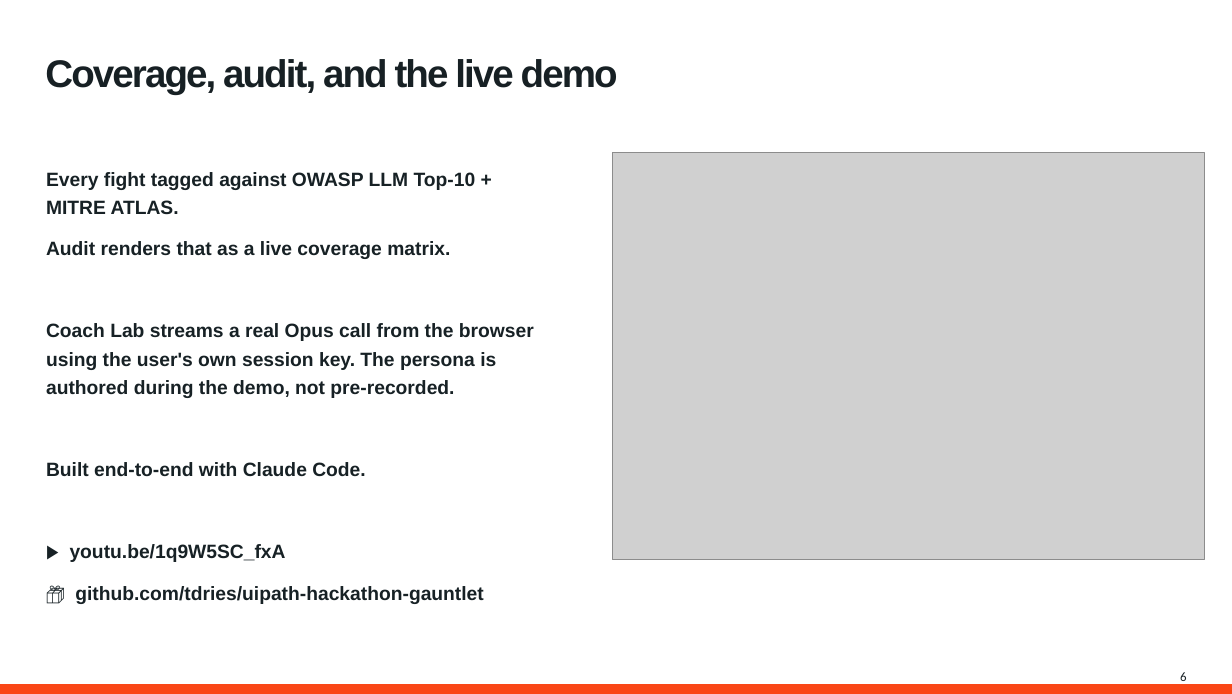
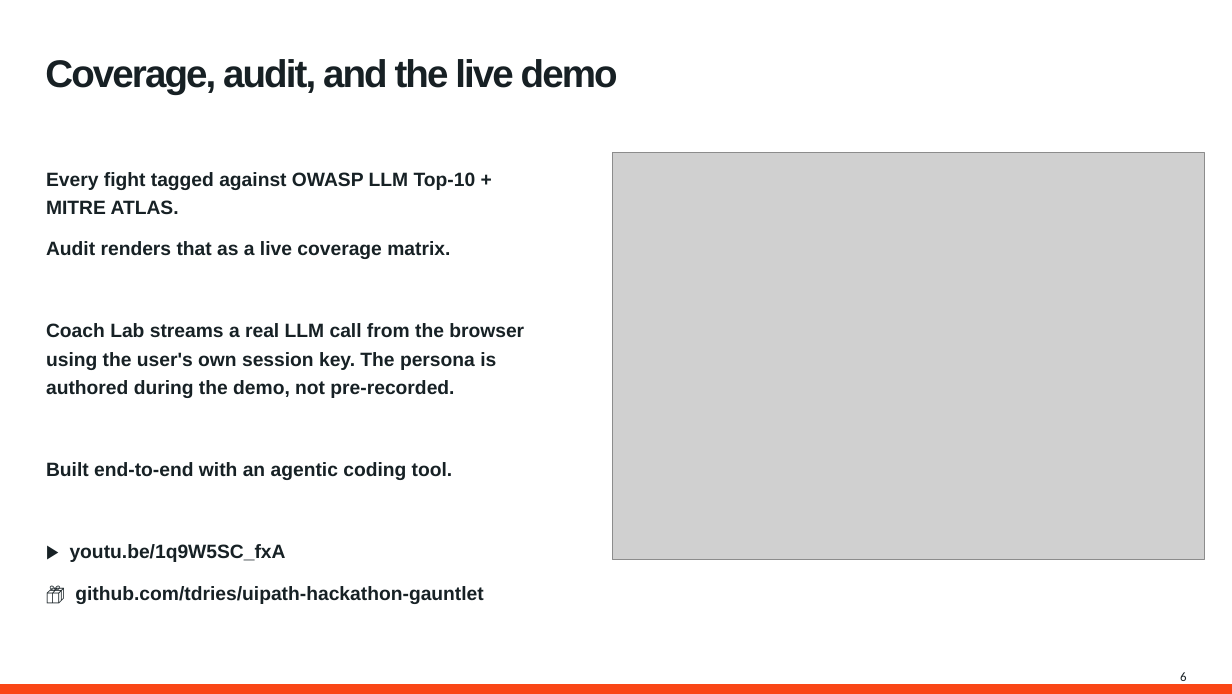
Before and after one commit to tdries/uipath-hackathon-gauntlet, a slide deck: slide 6 of Submission deck.pptx. Drawn at 1232x694 pixels with LibreOffice and Linux fonts; fonts in the diff are those of the drawing; grey boxes stand for pictures; background and template pictures are left out. Boxes give left, top, right and bottom in pixels: in the first picture for what was removed or moved away, otherwise in the second. Text is boxed around its words. In the diff, an @@ line names an element or a change of style, - is before the commit and + after.

```diff
--- a/Submission deck.pptx
+++ b/Submission deck.pptx
@@ text at (46, 323, 524, 480): text changed @@
-Coach Lab streams a real Opus call from the browser using the user's own session key. The persona is authored during the demo, not pre-recorded.
-Built end-to-end with Claude Code.
+Coach Lab streams a real LLM call from the browser using the user's own session key. The persona is authored during the demo, not pre-recorded.
+Built end-to-end with an agentic coding tool.
```
Also in this commit, not shown: 3 other slides changed, 4 other files.
